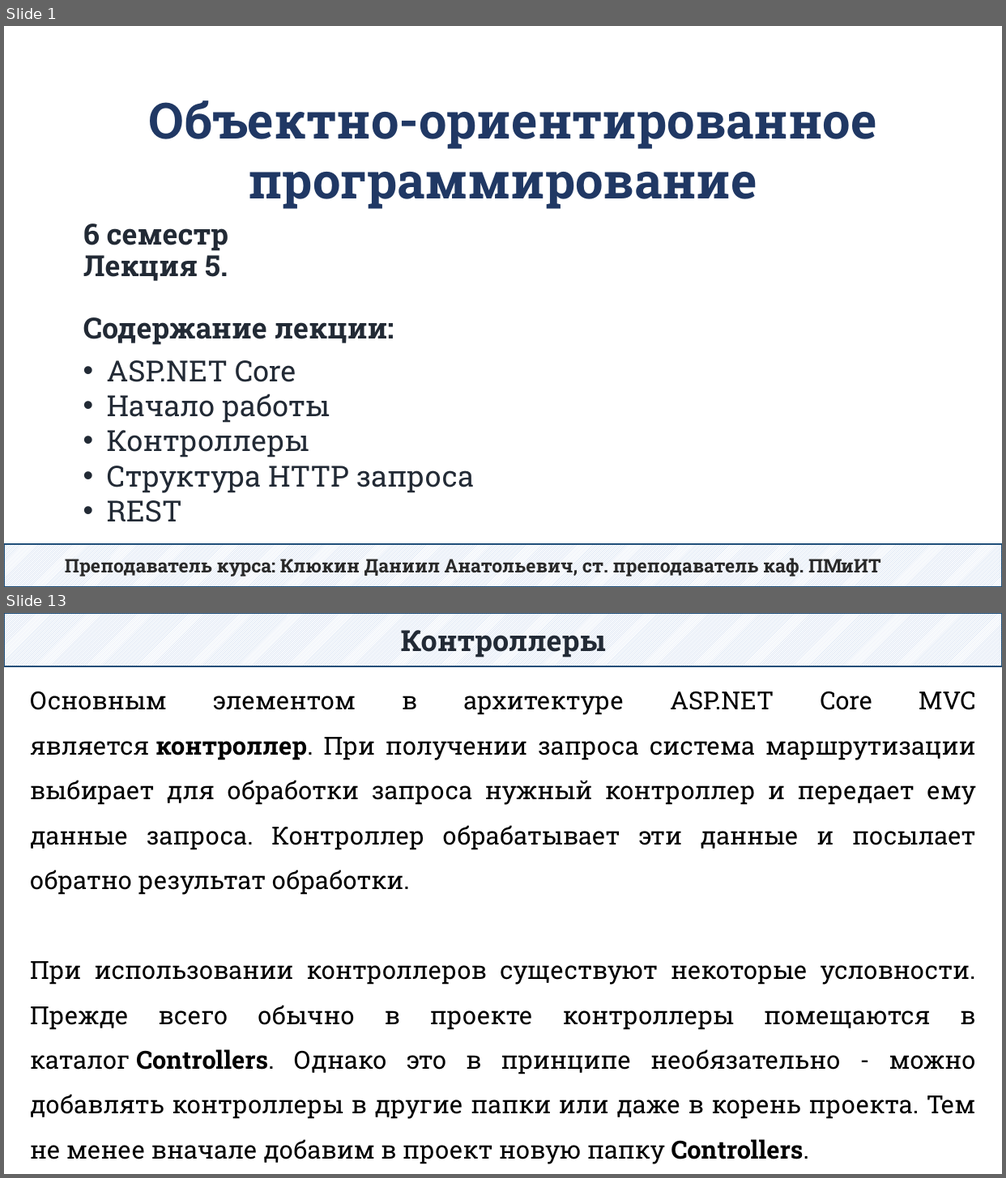
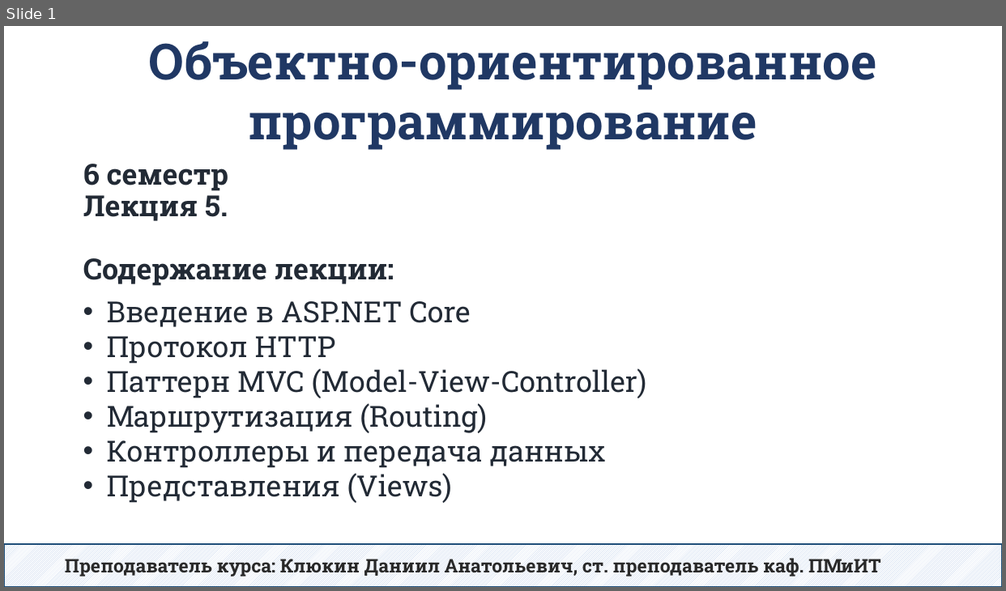
Before and after one commit to DaniilKlyukin/OOP-6, a slide deck: Лекции/ООП 2 лек 5.pptx. Shown one above the other, each under a label of ours: slides 1 and 13 before the commit, slide 1 after it; the slides between them are not shown. The pictures are 1006x1178 and 1006x591 pixels, drawn with LibreOffice and Linux fonts; fonts in the diff are those of the drawing. Boxes give left, top, right and bottom in pixels: in the first picture for what was removed or moved away, otherwise in the second. Text is boxed around its words. In the diff, an @@ line names an element or a change of style, - is before the commit and + after.

```diff
--- a/Лекции/ООП 2 лек 5.pptx
+++ b/Лекции/ООП 2 лек 5.pptx
@@ slide 13 removed at (x1=4, y1=613, x2=1002, y2=1174), background #FFFFFF @@
@@ rectangle removed at (x1=4, y1=613, x2=1002, y2=667) @@
-Контроллеры
@@ text removed at (x1=30, y1=691, x2=976, y2=1165) @@
-Основным элементом в архитектуре ASP.NET Core MVC является контроллер. При получении запроса система маршрутизации выбирает для обработки запроса нужный контроллер и передает ему данные запроса. Контроллер обрабатывает эти данные и посылает обратно результат обработки.
-При использовании контроллеров существуют некоторые условности. Прежде всего обычно в проекте контроллеры помещаются в каталог Controllers. Однако это в принципе необязательно - можно добавлять контроллеры в другие папки или даже в корень проекта. Тем не менее вначале добавим в проект новую папку Controllers.
@@ slide 1 changed as well @@
@@ text "Объектно-ориентированное программирование" moved from (x1=149, y1=101, x2=877, y2=209) to (x1=149, y1=41, x2=877, y2=150) @@
@@ title "6 семестр Лекция 5. Содержание ..." moved from (x1=83, y1=224, x2=394, y2=345) to (x1=83, y1=164, x2=394, y2=286) @@
@@ text at (x1=107, y1=301, x2=647, y2=503): text changed @@
-• ASP.NET Core
-• Начало работы
-• Контроллеры
-• Структура HTTP запроса
-• REST
+• Введение в ASP.NET Core
+• Протокол HTTP
+• Паттерн MVC (Model-View-Controller)
+• Маршрутизация (Routing)
+• Контроллеры и передача данных
+• Представления (Views)
```
Also in this commit, not shown: 1 other slide changed, 34 slides added, 49 other slides removed.
